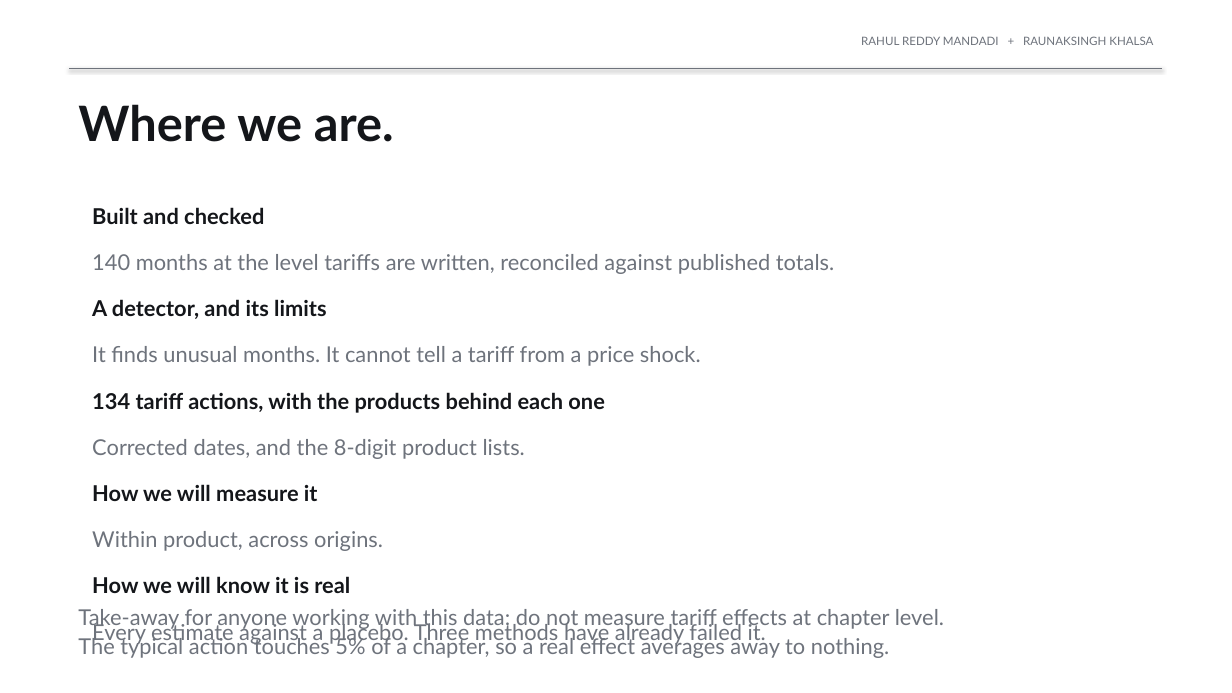
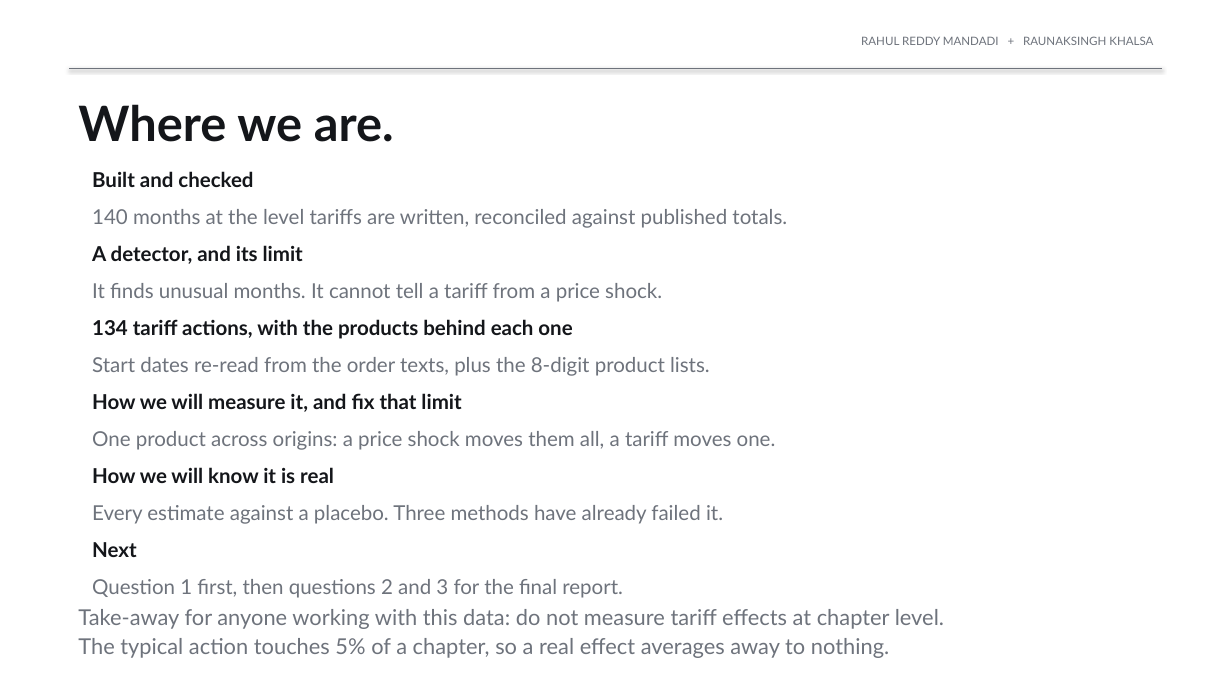
Before and after one commit to rahul-mandadi/tariff-rush, a slide deck: slide 8 of slides/Mandadi_Khalsa_Presentation1.pptx. Drawn at 1232x693 pixels with LibreOffice and Linux fonts; fonts in the diff are those of the drawing. Boxes give left, top, right and bottom in pixels: in the first picture for what was removed or moved away, otherwise in the second. Text is boxed around its words. In the diff, an @@ line names an element or a change of style, - is before the commit and + after.

```diff
--- a/slides/Mandadi_Khalsa_Presentation1.pptx
+++ b/slides/Mandadi_Khalsa_Presentation1.pptx
@@ text "Built and checked": place and size @@
-text "Built and checked" at [92,207,264,224]
+text "Built and checked" at [92,171,253,187]
@@ text "140 months at the level ...": place and size @@
-text "140 months at the level ..." at [92,254,834,274]
+text "140 months at the level ..." at [92,209,787,228]
@@ text at [92,245,303,264]: text changed; size 17 to 16 pt @@
-A detector, and its limits
+A detector, and its limit
@@ text "It finds unusual months. It ...": place and size @@
-text "It finds unusual months. It ..." at [92,346,701,366]
+text "It finds unusual months. It ..." at [92,283,662,302]
@@ text "134 tariff actions, with the ...": place and size @@
-text "134 tariff actions, with the ..." at [92,392,604,413]
+text "134 tariff actions, with the ..." at [92,319,572,339]
@@ text at [92,357,710,376]: text changed; size 17 to 16 pt @@
-Corrected dates, and the 8-digit product lists.
+Start dates re-read from the order texts, plus the 8-digit product lists.
@@ text at [92,393,461,412]: text changed; size 17 to 16 pt @@
-How we will measure it
+How we will measure it, and fix that limit
@@ text at [92,431,776,450]: text changed; size 17 to 16 pt @@
-Within product, across origins.
+One product across origins: a price shock moves them all, a tariff moves one.
@@ text "How we will know it ...": place and size @@
-text "How we will know it ..." at [92,576,350,593]
+text "How we will know it ..." at [92,467,334,483]
@@ size 17 to 16 pt in 6 elements at [92,171,253,187], [92,209,787,228], [92,283,662,302], [92,319,572,339], [92,467,334,483], [92,505,723,524] @@
@@ text "Every estimate against a placebo. ...": place and size @@
-text "Every estimate against a placebo. ..." at [92,621,766,645]
+text "Every estimate against a placebo. ..." at [92,505,723,524]
@@ text added at [92,542,137,557], 16 pt, text #14161A, bold @@
+Next
@@ text added at [92,579,623,598], 16 pt, text #6E737C @@
+Question 1 first, then questions 2 and 3 for the final report.
```
Also in this commit, not shown: 8 other slides changed, 3 other files.
